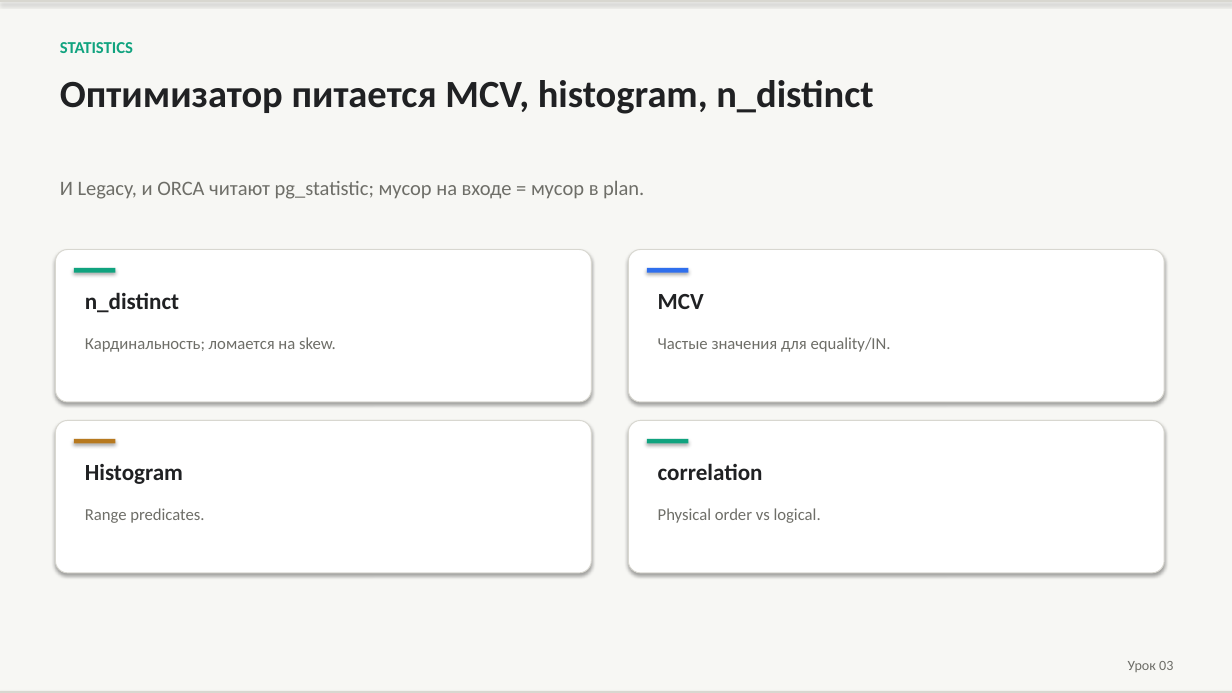
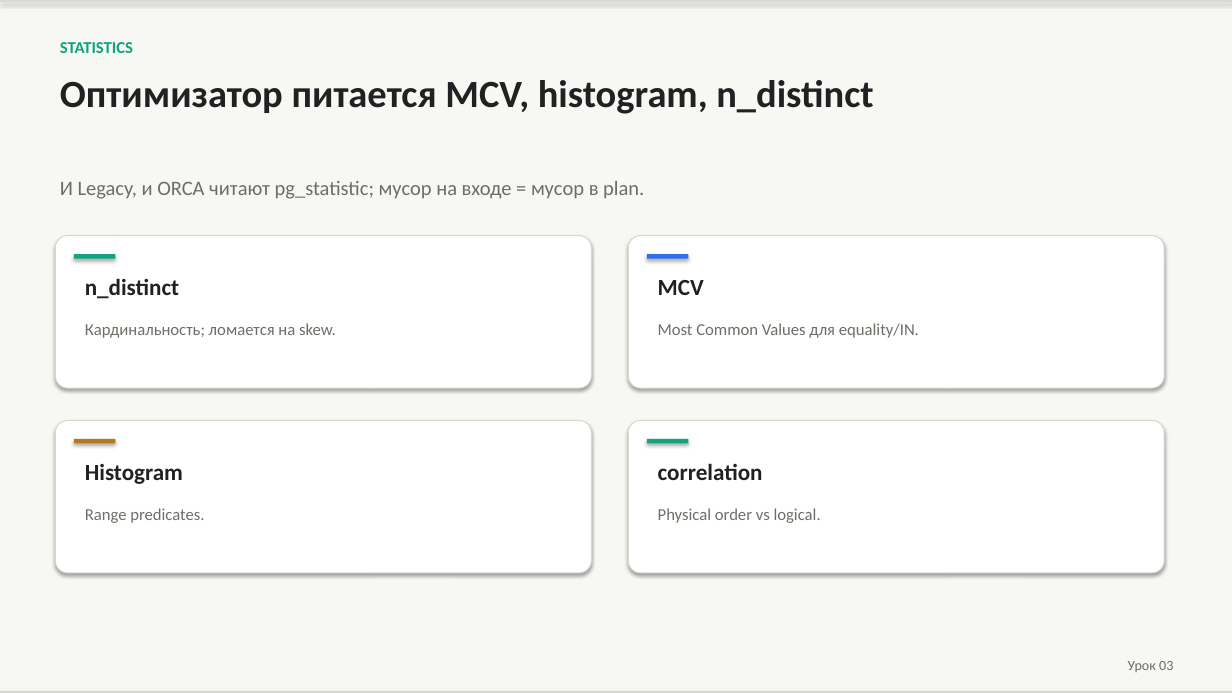
Before and after one commit to PaulKov/de-mentor, a slide deck: slide 33 of artifacts/greenplum-query-tuning-theory.pptx (slide 20 before the commit). Drawn at 1232x693 pixels with LibreOffice and Linux fonts; fonts in the diff are those of the drawing. Boxes give left, top, right and bottom in pixels: in the first picture for what was removed or moved away, otherwise in the second. Text is boxed around its words. In the diff, an @@ line names an element or a change of style, - is before the commit and + after.

```diff
--- a/artifacts/greenplum-query-tuning-theory.pptx
+++ b/artifacts/greenplum-query-tuning-theory.pptx
@@ 3 texts, 2 rounded rectangles, 2 rectangles: place and size @@
-3 texts, 2 rounded rectangles, 2 rectangles at box(55, 250, 1165, 402)
+3 texts, 2 rounded rectangles, 2 rectangles at box(55, 236, 1165, 388)
@@ text at box(658, 323, 919, 338): text changed @@
-Частые значения для equality/IN.
+Most Common Values для equality/IN.
```
Also in this commit, not shown: 28 other slides changed, 13 slides added, 39 other files.
